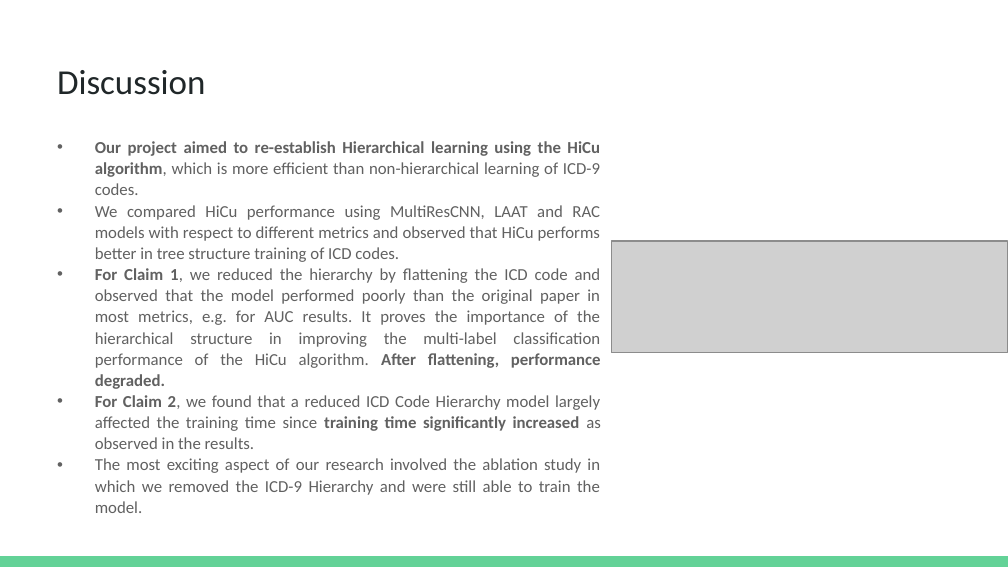
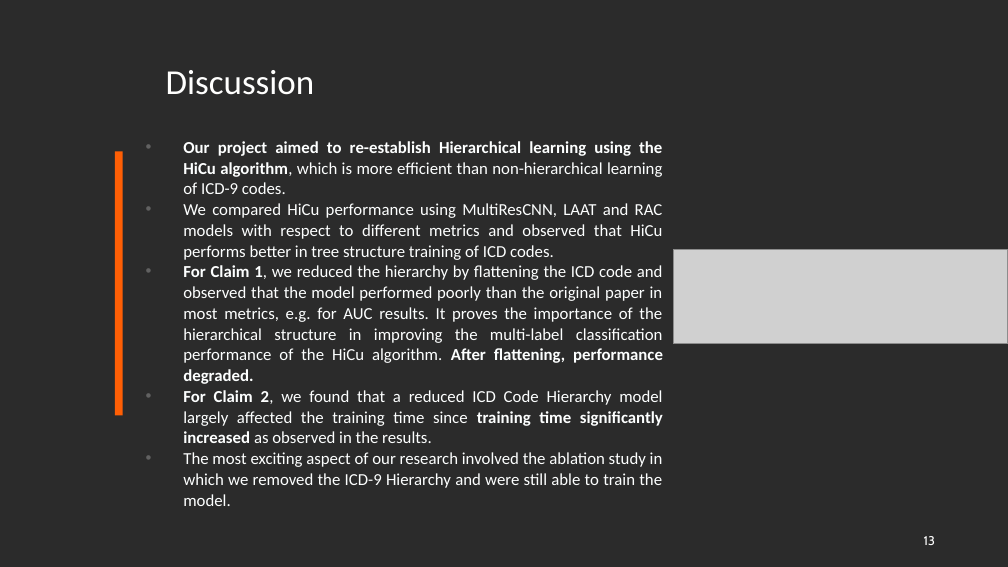
Before and after one commit to dbiswas0605/MCS-DS-CS598-DLH-HiCu, a slide deck: slide 13 of Presentation/CS598 DL4H Project Presentation.pptx. Drawn at 1008x567 pixels with LibreOffice and Linux fonts; fonts in the diff are those of the drawing; grey boxes stand for pictures; background and template pictures are left out; a plain dark background stands for a picture behind light text. Boxes give left, top, right and bottom in pixels: in the first picture for what was removed or moved away, otherwise in the second. Text is boxed around its words. In the diff, an @@ line names an element or a change of style, - is before the commit and + after.

```diff
--- a/Presentation/CS598 DL4H Project Presentation.pptx
+++ b/Presentation/CS598 DL4H Project Presentation.pptx
@@ background #FFFFFF to picture (left out) @@
@@ title "Discussion": place and size @@
-title "Discussion" at [57,70,205,95]
+title "Discussion" at [166,70,314,95]
@@ title "Discussion" at [166,70,314,95]: text colour #202729 to #FFFFFE @@
@@ text "Our project aimed to re-establish ...": place and size @@
-text "Our project aimed to re-establish ..." at [95,141,601,513]
+text "Our project aimed to re-establish ..." at [183,141,663,506]
@@ text "Our project aimed to re-establish ..." at [183,141,663,506]: text colour #616161 to #FDFFFF; line spacing 1.05 to 1.03 @@
@@ rectangle added at [115,151,123,415], fill #FF5F05 @@
@@ picture: place and size @@
-picture at [611,241,1008,353]
+picture at [673,250,1008,344]
@@ page number added at [924,536,935,545], 9 pt, text #FFFFFF @@
+13
@@ rectangle removed at [0,556,1008,567] @@
```
Also in this commit, not shown: 13 other slides changed, 1 slide added, 1 other file.
